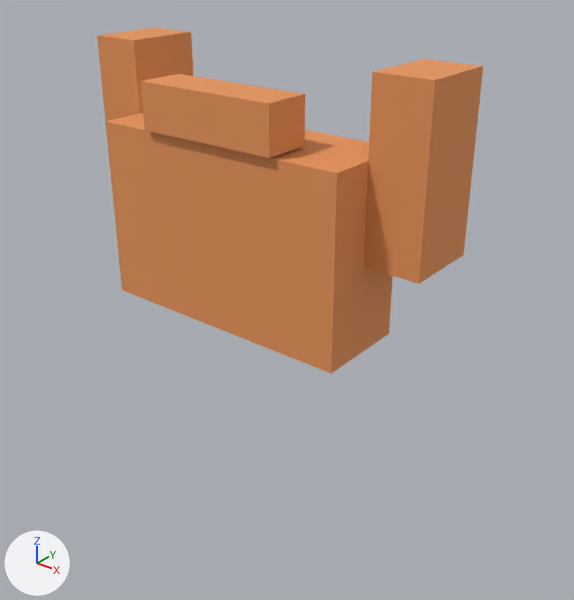
One commit to the glTF model public/assets/models/characters/wardrobe/face-beard-red.glb: the scene before it, then after it.
Rendered twice from a camera (50 mm lens) standing at (0.306, -0.461, 0.198) and looking at (0.029, -0.114, -0.017). Every picture has the same lights, and +X, +Y and +Z are marked at lower left. The picture after the commit comes second. Vertices at exactly the same position are counted once.

The older version as bpy lines, for what is in view:
```python
me_beard_cheek_1 = bpy.data.meshes.new('beard_cheek_1')
me_beard_cheek_1.from_pydata(...)  # a box spanning x 0.0875..0.1225, y -0.12..-0.07, z 0.0225..0.1275
me_beard_cheek_1.materials.append(mat_charmat)
me_beard_cheek__1 = bpy.data.meshes.new('beard_cheek_-1')
me_beard_cheek__1.from_pydata(...)  # a box spanning x -0.1225..-0.0875, y -0.12..-0.07, z 0.0225..0.1275
me_beard_cheek__1.materials.append(mat_charmat)
me_beard_chin = bpy.data.meshes.new('beard_chin')
me_beard_chin.from_pydata(...)  # a box spanning x -0.087..0.087, y -0.148..-0.088, z -0.032..0.083
me_beard_chin.materials.append(mat_charmat)
me_beard_stache = bpy.data.meshes.new('beard_stache')
me_beard_stache.from_pydata(...)  # a box spanning x -0.0475..0.0475, y -0.152..-0.122, z 0.084..0.112
me_beard_stache.materials.append(mat_charmat)
ob_beard_cheek_1 = bpy.data.objects.new('beard_cheek_1', me_beard_cheek_1)
ob_beard_cheek_1.location = (0.0, 0.0, 0.0)
ob_beard_cheek__1 = bpy.data.objects.new('beard_cheek_-1', me_beard_cheek__1)
ob_beard_cheek__1.location = (0.0, 0.0, 0.0)
ob_beard_chin = bpy.data.objects.new('beard_chin', me_beard_chin)
ob_beard_chin.location = (0.0, 0.0, 0.0)
ob_beard_stache = bpy.data.objects.new('beard_stache', me_beard_stache)
ob_beard_stache.location = (0.0, 0.0, 0.0)
```
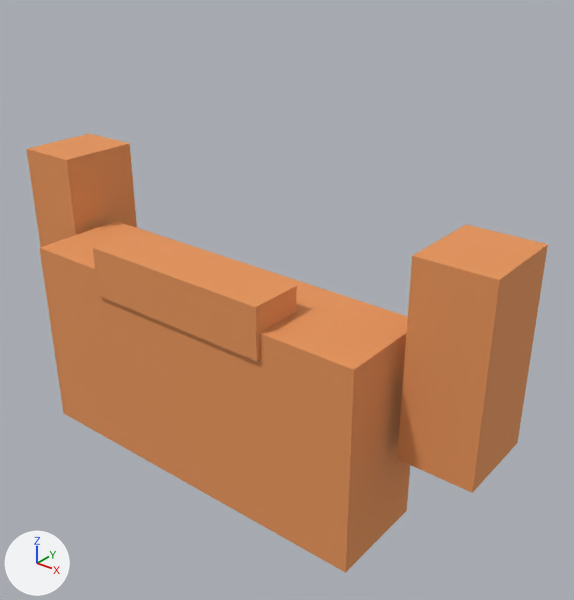
Boxes (x1, y1, x2, y2) around the edits, measured in the pictures (574 x 600 px):
'beard_chin', moved, rescaled (28% wider, 35% taller)
    before: (105, 113, 393, 374)
    after: (40, 221, 410, 573)
'beard_cheek_1', reshaped (26% wider, 19% taller)
    before: (363, 59, 483, 284)
    after: (397, 225, 548, 493)
'beard_stache', moved, rescaled (24% wider, 53% taller)
    before: (141, 74, 305, 158)
    after: (93, 232, 297, 361)
'beard_cheek_-1', reshaped
    before: (97, 28, 193, 121)
    after: (26, 134, 137, 247)

What changed in the scene script:
```text
Change me_beard_chin:
    used by ob_beard_chin; location = (0.0, 0.0, 0.0)
    remove me_beard_chin.from_pydata(...)  # 8 vertices, 12 faces; spans x -0.087..0.087, y -0.148..-0.088, z -0.032..0.083
    add me_beard_chin.from_pydata(...)  # 8 vertices, 12 faces; spans x -0.125..0.125, y -0.183..-0.118, z -0.13..0.0
    me_beard_chin part 1: the whole mesh is scaled about its middle by (1.43, 1.08, 1.13), then moved by (0.0, -0.032, -0.09)
Change me_beard_cheek__1:
    used by ob_beard_cheek__1; location = (0.0, 0.0, 0.0)
    remove me_beard_cheek__1.from_pydata(...)  # 8 vertices, 12 faces; spans x -0.1225..-0.0875, y -0.12..-0.07, z 0.0225..0.1275
    add me_beard_cheek__1.from_pydata(...)  # 8 vertices, 12 faces; spans x -0.1775..-0.1325, y -0.1475..-0.0925, z -0.07..0.05
    me_beard_cheek__1 part 2
    me_beard_cheek__1.vertices[0].co: (-0.1225, -0.12, 0.0225) -> (-0.1775, -0.1475, -0.07)  # pixel (112, 192) -> pixel (48, 303)
    me_beard_cheek__1.vertices[1].co: (-0.1225, -0.12, 0.1275) -> (-0.1775, -0.1475, 0.05)  # pixel (97, 35) -> pixel (26, 148)
    me_beard_cheek__1.vertices[2].co: (-0.1225, -0.07, 0.0225) -> (-0.1775, -0.0925, -0.07)
    me_beard_cheek__1.vertices[3].co: (-0.1225, -0.07, 0.1275) -> (-0.1775, -0.0925, 0.05)  # pixel (154, 27) -> pixel (89, 133)
    me_beard_cheek__1.vertices[4].co: (-0.0875, -0.12, 0.0225) -> (-0.1325, -0.1475, -0.07)
    me_beard_cheek__1.vertices[5].co: (-0.0875, -0.12, 0.1275) -> (-0.1325, -0.1475, 0.05)  # pixel (133, 40) -> pixel (66, 159)
    me_beard_cheek__1.vertices[6].co: (-0.0875, -0.07, 0.0225) -> (-0.1325, -0.0925, -0.07)
    me_beard_cheek__1.vertices[7].co: (-0.0875, -0.07, 0.1275) -> (-0.1325, -0.0925, 0.05)  # pixel (191, 31) -> pixel (129, 143)
Change me_beard_cheek_1:
    used by ob_beard_cheek_1; location = (0.0, 0.0, 0.0)
    remove me_beard_cheek_1.from_pydata(...)  # 8 vertices, 12 faces; spans x 0.0875..0.1225, y -0.12..-0.07, z 0.0225..0.1275
    add me_beard_cheek_1.from_pydata(...)  # 8 vertices, 12 faces; spans x 0.1325..0.1775, y -0.1475..-0.0925, z -0.07..0.05
    me_beard_cheek_1 part 3
    me_beard_cheek_1.vertices[0].co: (0.0875, -0.12, 0.0225) -> (0.1325, -0.1475, -0.07)  # pixel (363, 267) -> pixel (397, 459)
    me_beard_cheek_1.vertices[1].co: (0.0875, -0.12, 0.1275) -> (0.1325, -0.1475, 0.05)  # pixel (372, 71) -> pixel (412, 255)
    me_beard_cheek_1.vertices[2].co: (0.0875, -0.07, 0.0225) -> (0.1325, -0.0925, -0.07)
    me_beard_cheek_1.vertices[3].co: (0.0875, -0.07, 0.1275) -> (0.1325, -0.0925, 0.05)  # pixel (423, 58) -> pixel (465, 224)
    me_beard_cheek_1.vertices[4].co: (0.1225, -0.12, 0.0225) -> (0.1775, -0.1475, -0.07)  # pixel (419, 283) -> pixel (472, 492)
    me_beard_cheek_1.vertices[5].co: (0.1225, -0.12, 0.1275) -> (0.1775, -0.1475, 0.05)  # pixel (435, 80) -> pixel (499, 279)
    me_beard_cheek_1.vertices[6].co: (0.1225, -0.07, 0.0225) -> (0.1775, -0.0925, -0.07)  # pixel (463, 255) -> pixel (517, 442)
    me_beard_cheek_1.vertices[7].co: (0.1225, -0.07, 0.1275) -> (0.1775, -0.0925, 0.05)  # pixel (483, 65) -> pixel (547, 244)
Change me_beard_stache:
    used by ob_beard_stache; location = (0.0, 0.0, 0.0)
    remove me_beard_stache.from_pydata(...)  # 8 vertices, 12 faces; spans x -0.0475..0.0475, y -0.152..-0.122, z 0.084..0.112
    add me_beard_stache.from_pydata(...)  # 8 vertices, 12 faces; spans x -0.065..0.065, y -0.185..-0.151, z -0.016..0.016
    me_beard_stache part 4: the whole mesh is scaled about its middle by (1.37, 1.13, 1.14), then moved by (0.0, -0.031, -0.098)
```
